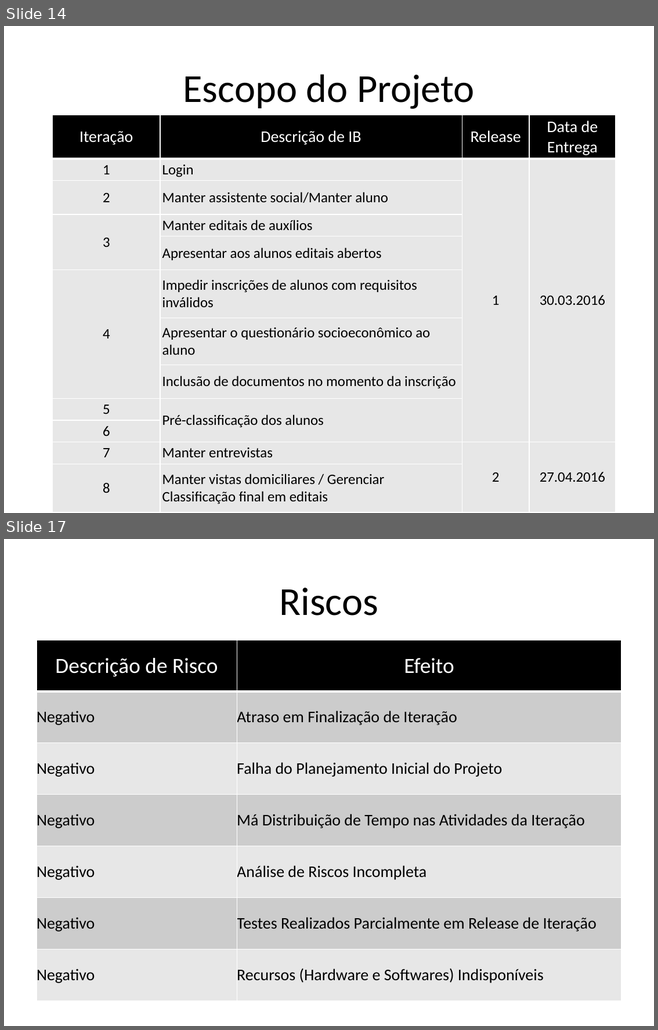
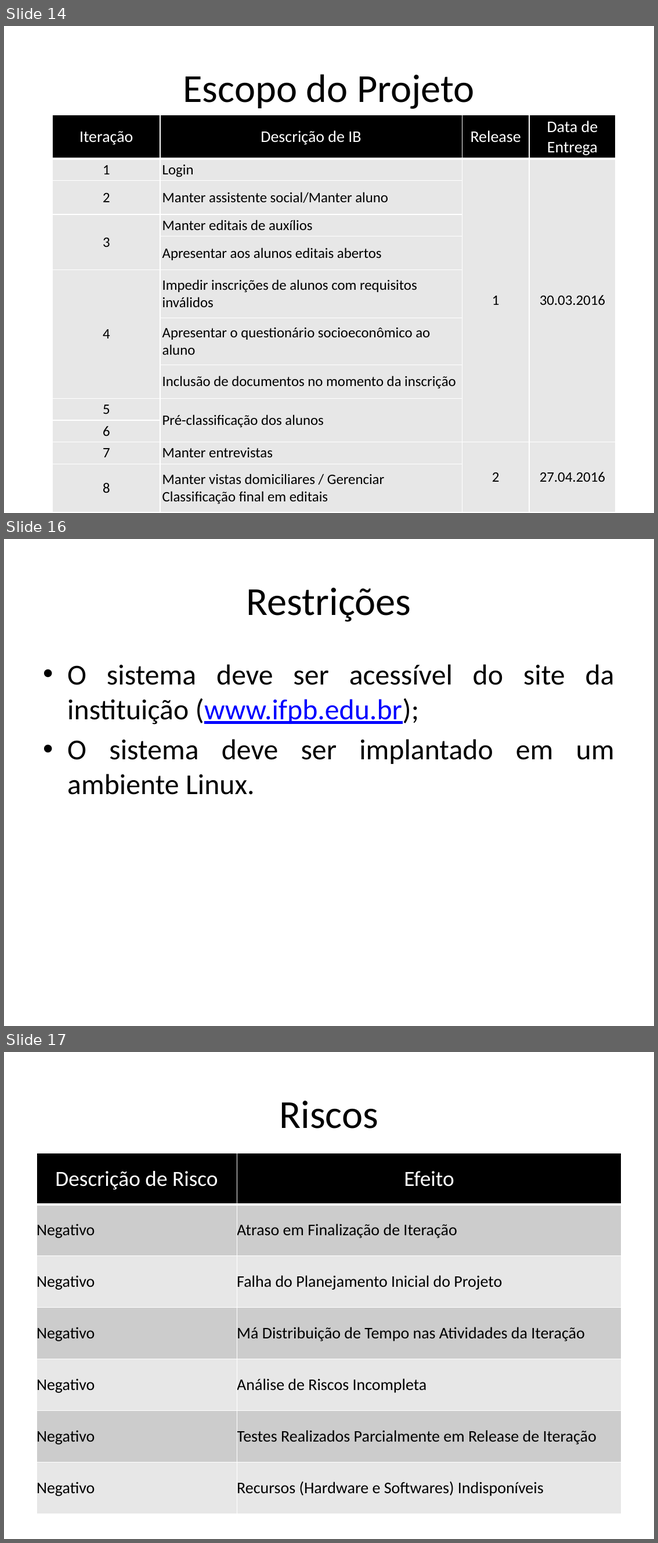
Before and after one commit to amslv/SIGEAS, a slide deck: 02-PROJETO-2015.2/01-GERENCIA DE PROJETO/PPJ-Plano de Projeto.pptx. Shown one above the other, each under a label of ours: slides 14 and 17 before the commit, slides 14, 16 and 17 after it; the slides between them are not shown. The pictures are 658x1030 and 658x1543 pixels, drawn with LibreOffice and Linux fonts; fonts in the diff are those of the drawing. Boxes give left, top, right and bottom in pixels: in the first picture for what was removed or moved away, otherwise in the second. Text is boxed around its words. In the diff, an @@ line names an element or a change of style, - is before the commit and + after.

```diff
--- a/02-PROJETO-2015.2/01-GERENCIA DE PROJETO/PPJ-Plano de Projeto.pptx
+++ b/02-PROJETO-2015.2/01-GERENCIA DE PROJETO/PPJ-Plano de Projeto.pptx
@@ slide 16 added at <box>4,539,654,1026</box>, background #FFFFFF @@
@@ title added at <box>246,588,411,622</box>, 44 pt, text #000000 @@
+Restrições
@@ text added at <box>67,664,614,795</box>, 32 pt, text #000000 @@
+• O sistema deve ser acessível do site da instituição (www.ifpb.edu.br);
+• O sistema deve ser implantado em um ambiente Linux.
```
Also in this commit, not shown: 1 other slide added, 2 slides removed, 1 other file.
